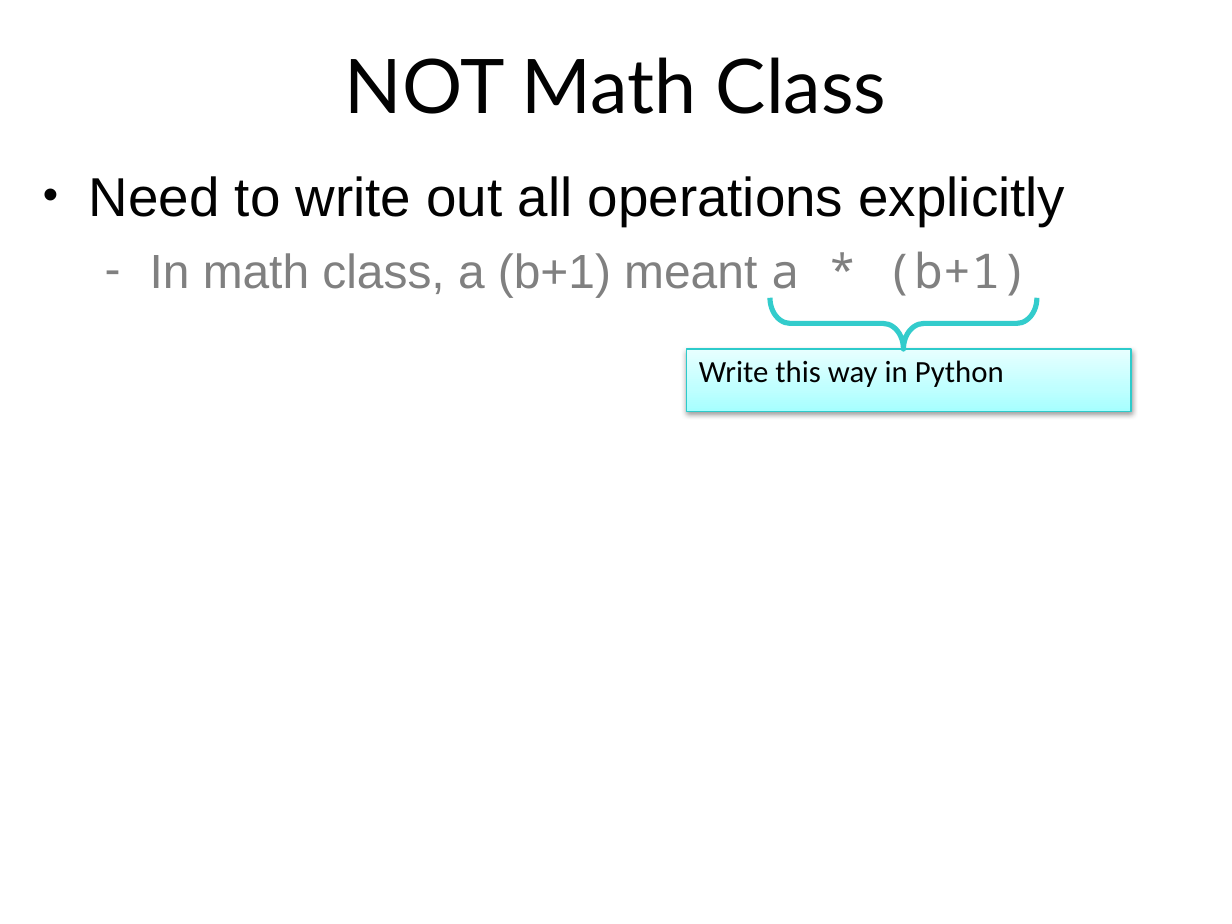
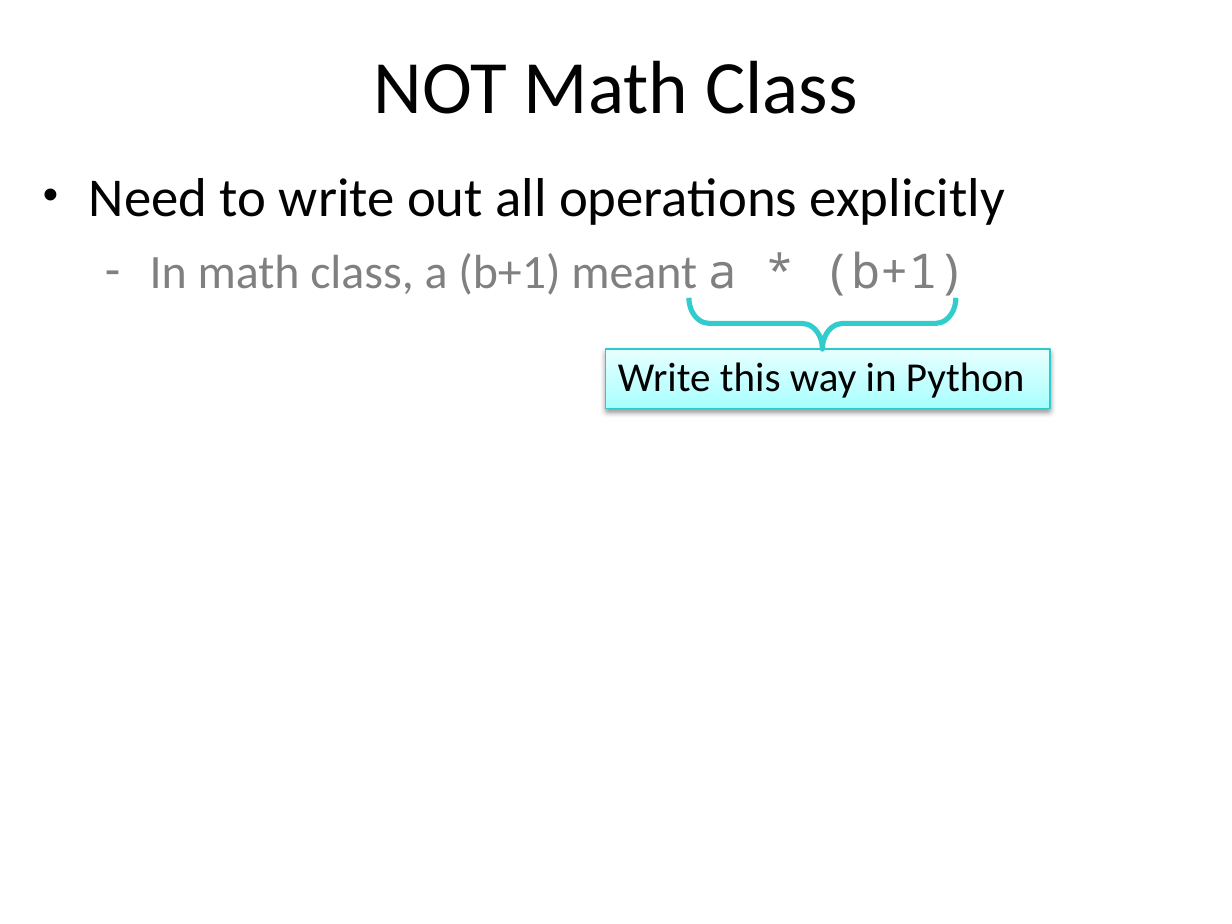
Before and after one commit to emhill/117-S15, a slide deck: slide 51 of src/morea/materials/04-python-intro.pptx (slide 48 before the commit). Drawn at 1232x924 pixels with LibreOffice and Linux fonts; fonts in the diff are those of the drawing. Boxes give left, top, right and bottom in pixels: in the first picture for what was removed or moved away, otherwise in the second. Text is boxed around its words. In the diff, an @@ line names an element or a change of style, - is before the commit and + after.

```diff
--- a/src/morea/materials/04-python-intro.pptx
+++ b/src/morea/materials/04-python-intro.pptx
@@ title "NOT Math Class" at box(374, 60, 857, 114): font Lato to Calibri @@
@@ text "Need to write out all ..." at box(89, 178, 1005, 300): font Arial to Calibri in "Need to write out all operations explicitly", "In math class, a (b+1) meant" @@
@@ left brace: place and size @@
-left brace at box(769, 298, 1037, 349)
+left brace at box(689, 298, 957, 349)
@@ rectangle "Write this way in Python": place and size @@
-rectangle "Write this way in Python" at box(686, 349, 1131, 410)
+rectangle "Write this way in Python" at box(606, 349, 1051, 408)
@@ rectangle "Write this way in Python" at box(606, 349, 1051, 408): size 18 to 24 pt @@
```
Also in this commit, not shown: 10 other slides changed, 2 slides added, 1 slide removed, 6 other files.
